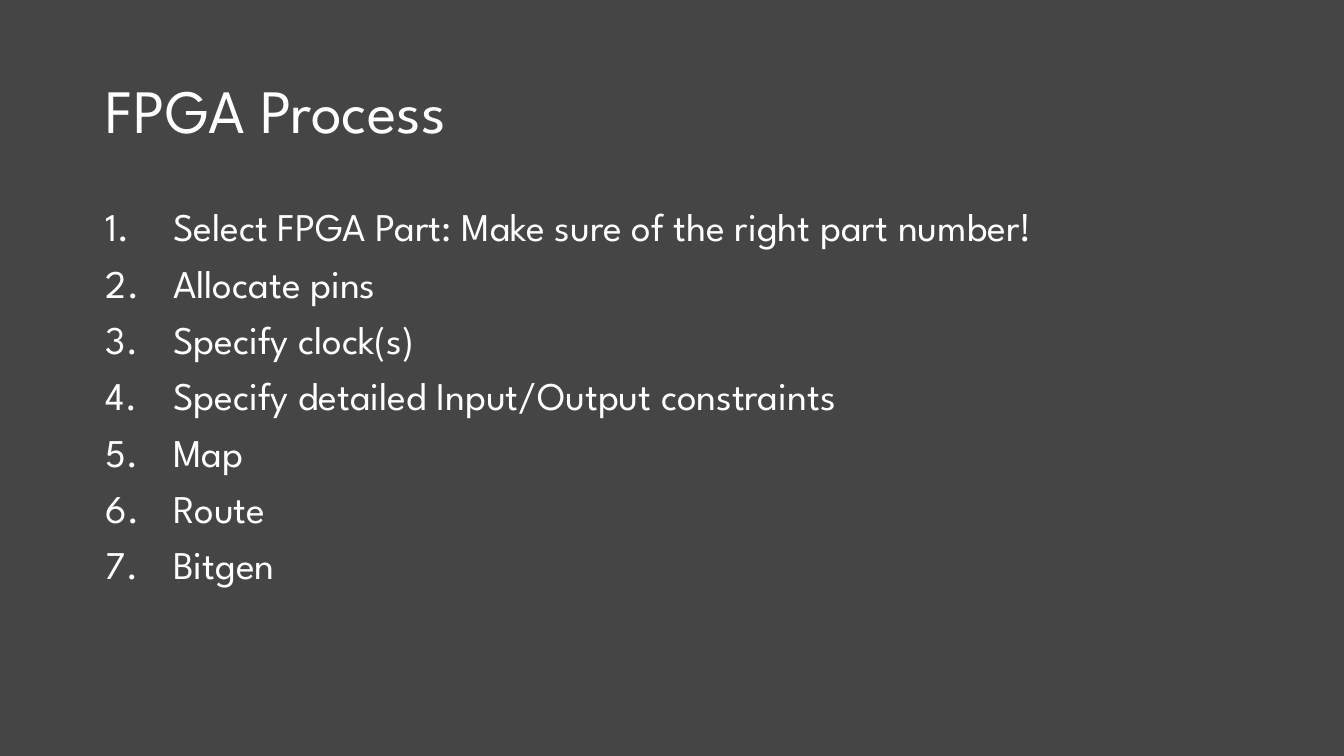
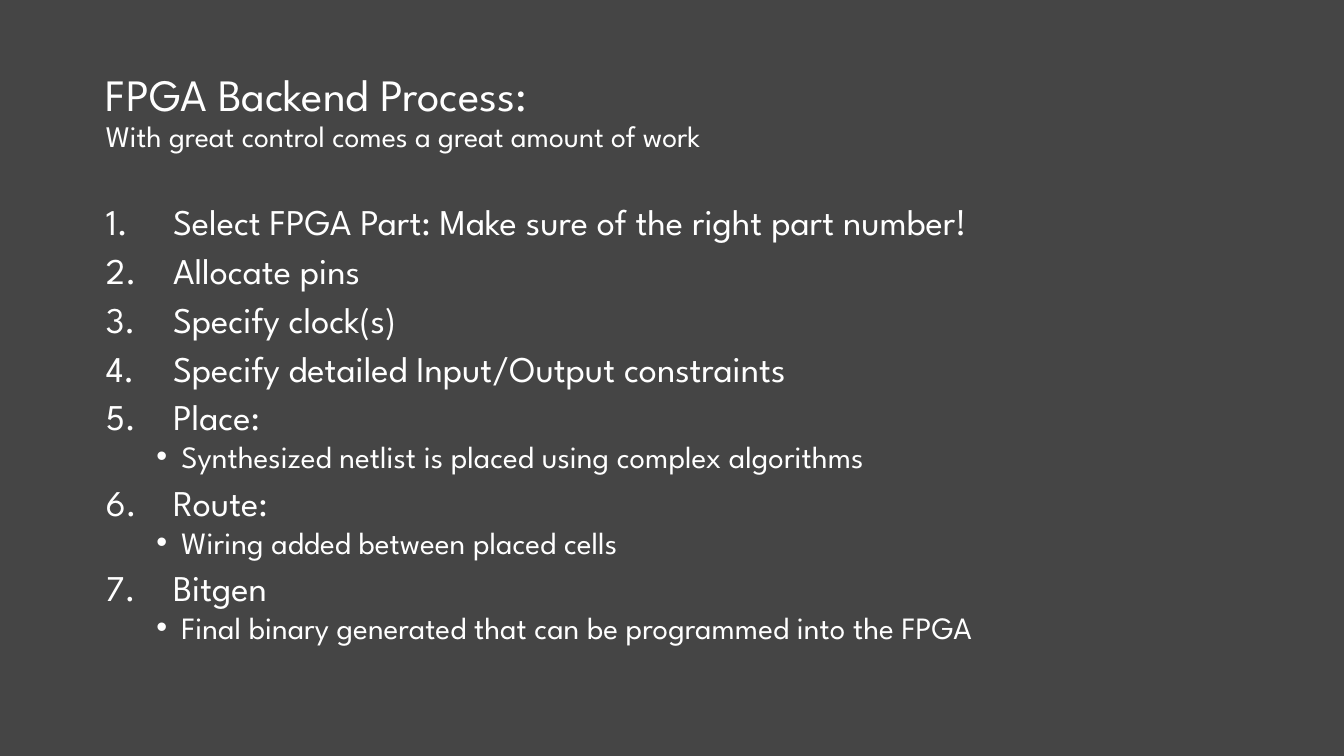
Before and after one commit to tinyvision-ai-inc/Hands-on-FPGA-class, a slide deck: slide 12 of Slides/Hands_on_with_FPGA's_Module_6.pptx. Drawn at 1344x756 pixels with LibreOffice and Linux fonts; fonts in the diff are those of the drawing. Boxes give left, top, right and bottom in pixels: in the first picture for what was removed or moved away, otherwise in the second. Text is boxed around its words. In the diff, an @@ line names an element or a change of style, - is before the commit and + after.

Commit message:
Added FPGA specific stuff

```diff
--- a/Slides/Hands_on_with_FPGA's_Module_6.pptx
+++ b/Slides/Hands_on_with_FPGA's_Module_6.pptx
@@ title at <box>106,80,700,154</box>: text changed; size 33 to 16 pt @@
-FPGA Process
+FPGA Backend Process:
+With great control comes a great amount of work
@@ text at <box>173,209,967,609</box>: size 21 to 19.4 pt in "Select FPGA Part: Make sure of the ...", "Allocate pins", "Specify clock(s)", "Specify detailed Input/Output constraints" and 1 more places; line spacing 0.9 to 0.8 @@
@@ text at <box>173,405,864,561</box>: text changed; size 21 to 16.6 pt @@
-5. Map
-6. Route
+5. Place:
+  • Synthesized netlist is placed using complex algorithms
+6. Route:
+  • Wiring added between placed cells
@@ text at <box>181,608,972,646</box>: paragraph added @@
+  • Final binary generated that can be programmed into the FPGA
```
Also in this commit, not shown: 1 other slide changed, 2 slides added, 1 slide removed, 3 other files.
